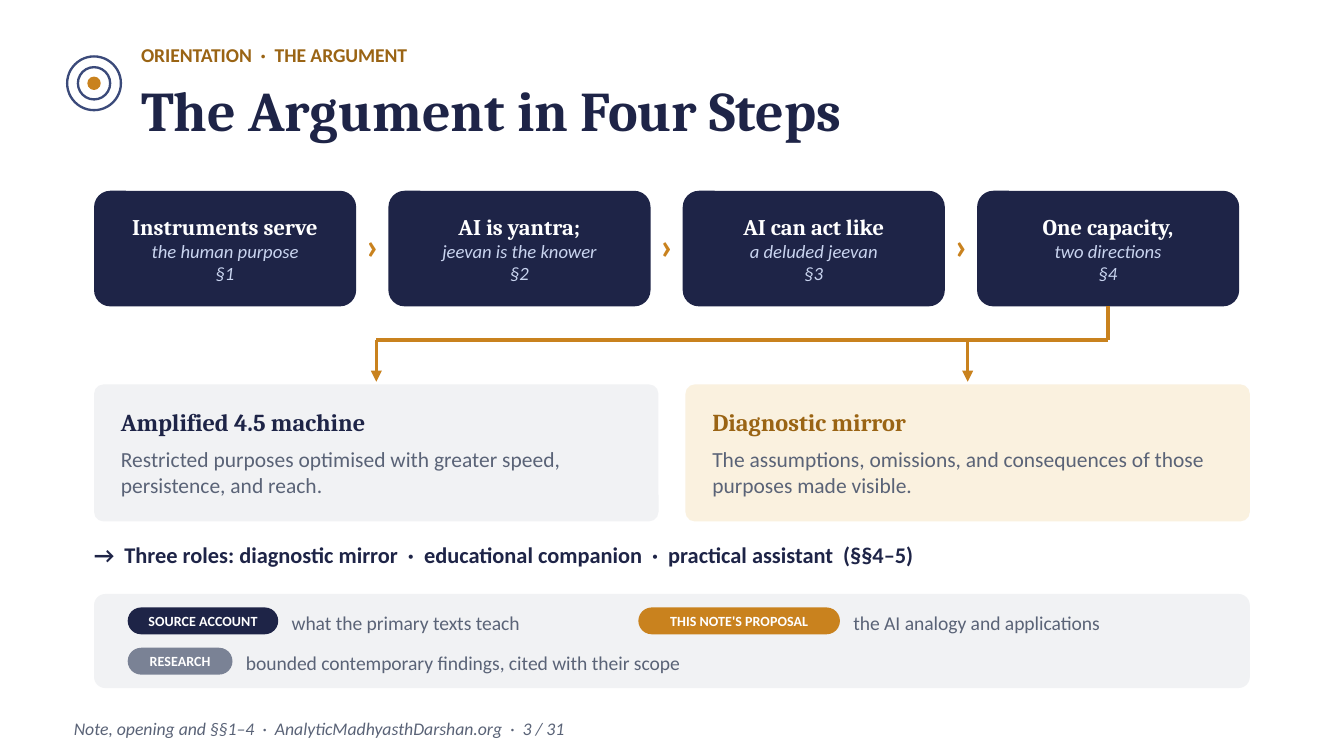
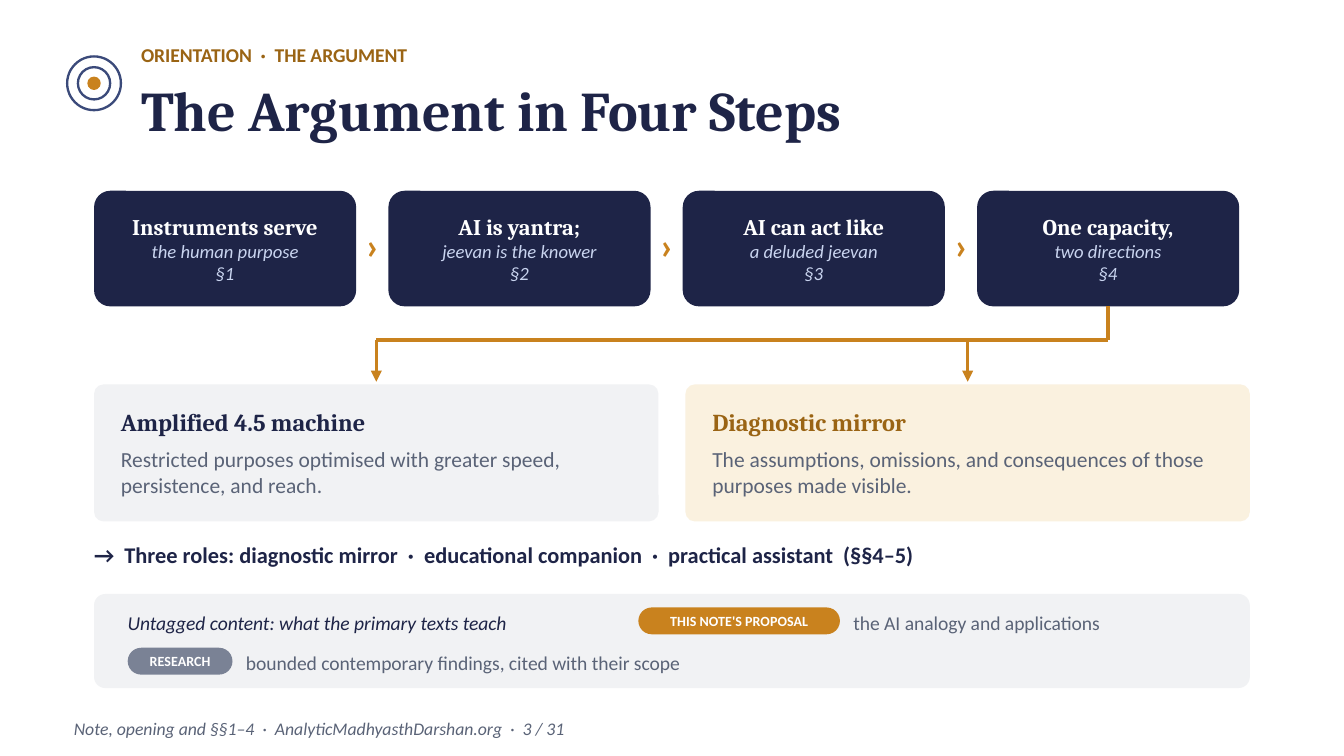
Before and after one commit to raghavamohan/AnalyticMadhyasthDarshan, a slide deck: slide 3 of Studies/Artificial-Intelligence-And-Coexistence/The-Personal-AI-Assistant-Coexistential-Perspective.pptx. Drawn at 1344x756 pixels with LibreOffice and Linux fonts; fonts in the diff are those of the drawing. Boxes give left, top, right and bottom in pixels: in the first picture for what was removed or moved away, otherwise in the second. Text is boxed around its words. In the diff, an @@ line names an element or a change of style, - is before the commit and + after.

```diff
--- a/Studies/Artificial-Intelligence-And-Coexistence/The-Personal-AI-Assistant-Coexistential-Perspective.pptx
+++ b/Studies/Artificial-Intelligence-And-Coexistence/The-Personal-AI-Assistant-Coexistential-Perspective.pptx
@@ text at [128, 616, 507, 634]: text changed; text colour #5A6377 to #1E2447; italic on @@
-what the primary texts teach
+Untagged content: what the primary texts teach
@@ rounded rectangle removed at [128, 607, 278, 634] @@
@@ text removed at [148, 617, 257, 626] @@
-SOURCE ACCOUNT
```
Also in this commit, not shown: 12 other slides changed, 2 other files.
